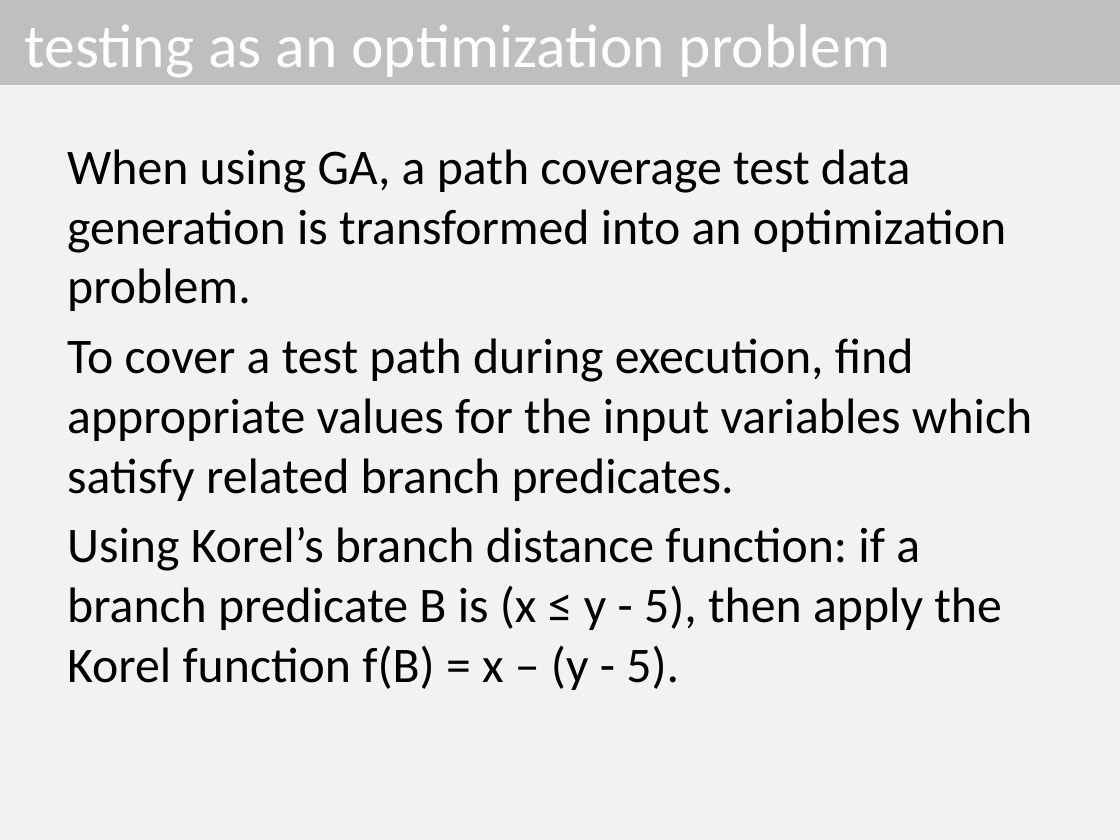
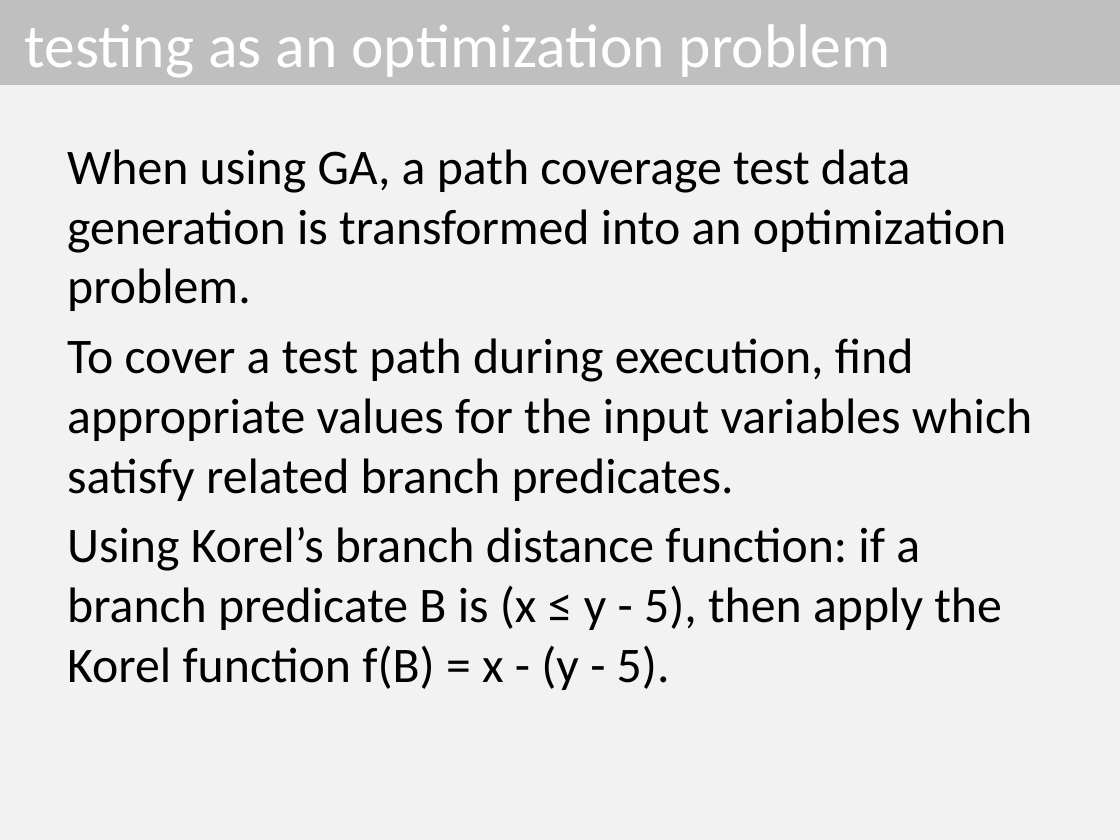
Before and after one commit to dinhngocthi/GAsource, a slide deck: slide 7 of CFT4CUnitSrc/src/report/ACOMP2016_Presentation.pptx. Drawn at 1120x840 pixels with LibreOffice and Linux fonts; fonts in the diff are those of the drawing. Boxes give left, top, right and bottom in pixels: in the first picture for what was removed or moved away, otherwise in the second. Text is boxed around its words. In the diff, an @@ line names an element or a change of style, - is before the commit and + after.

```diff
--- a/CFT4CUnitSrc/src/report/ACOMP2016_Presentation.pptx
+++ b/CFT4CUnitSrc/src/report/ACOMP2016_Presentation.pptx
@@ text at (67, 527, 1002, 690): text changed @@
-Using Korel’s branch distance function: if a branch predicate B is (x ≤ y - 5), then apply the Korel function f(B) = x – (y - 5).
+Using Korel’s branch distance function: if a branch predicate B is (x ≤ y - 5), then apply the Korel function f(B) = x - (y - 5).
```
Also in this commit, not shown: 4 other slides changed.
